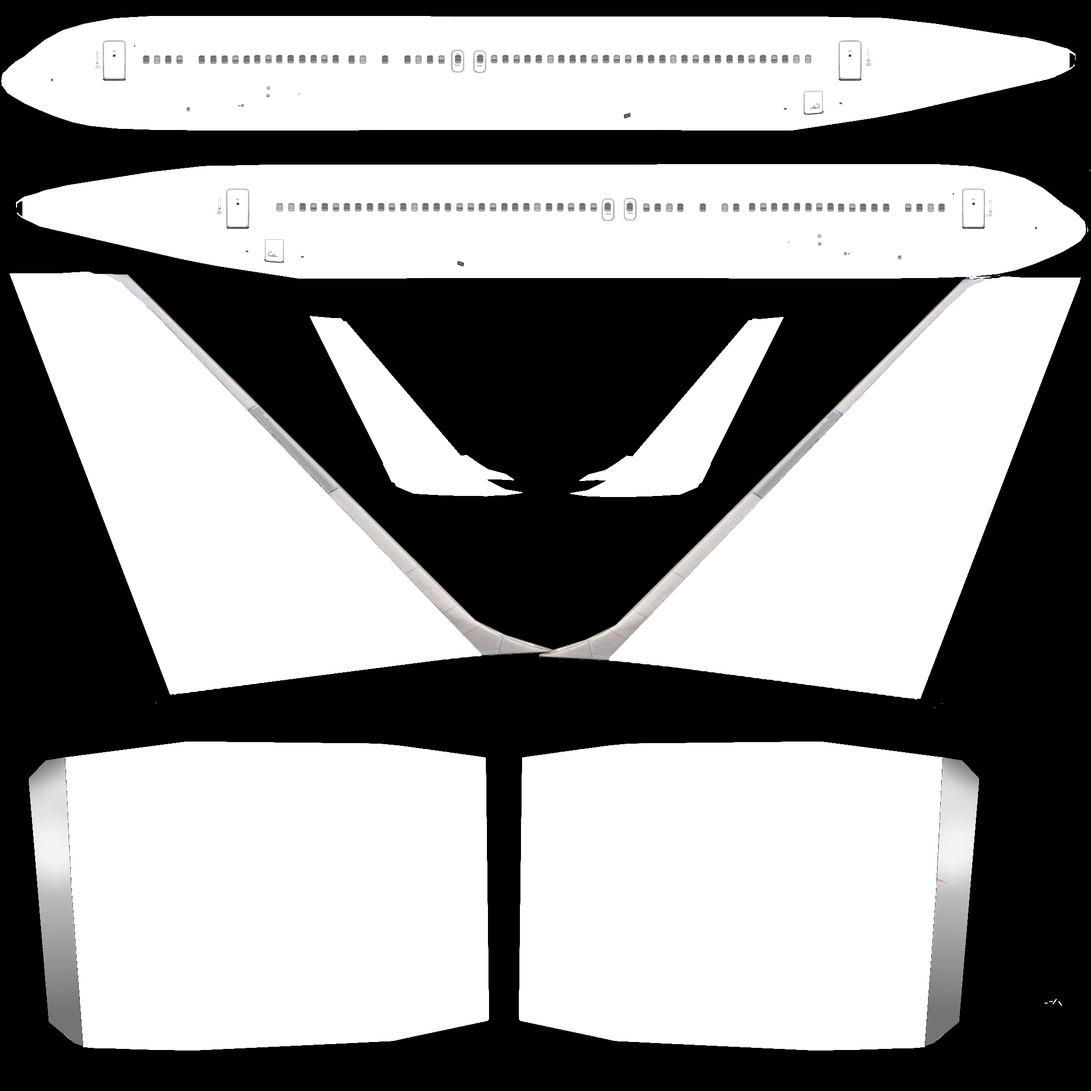
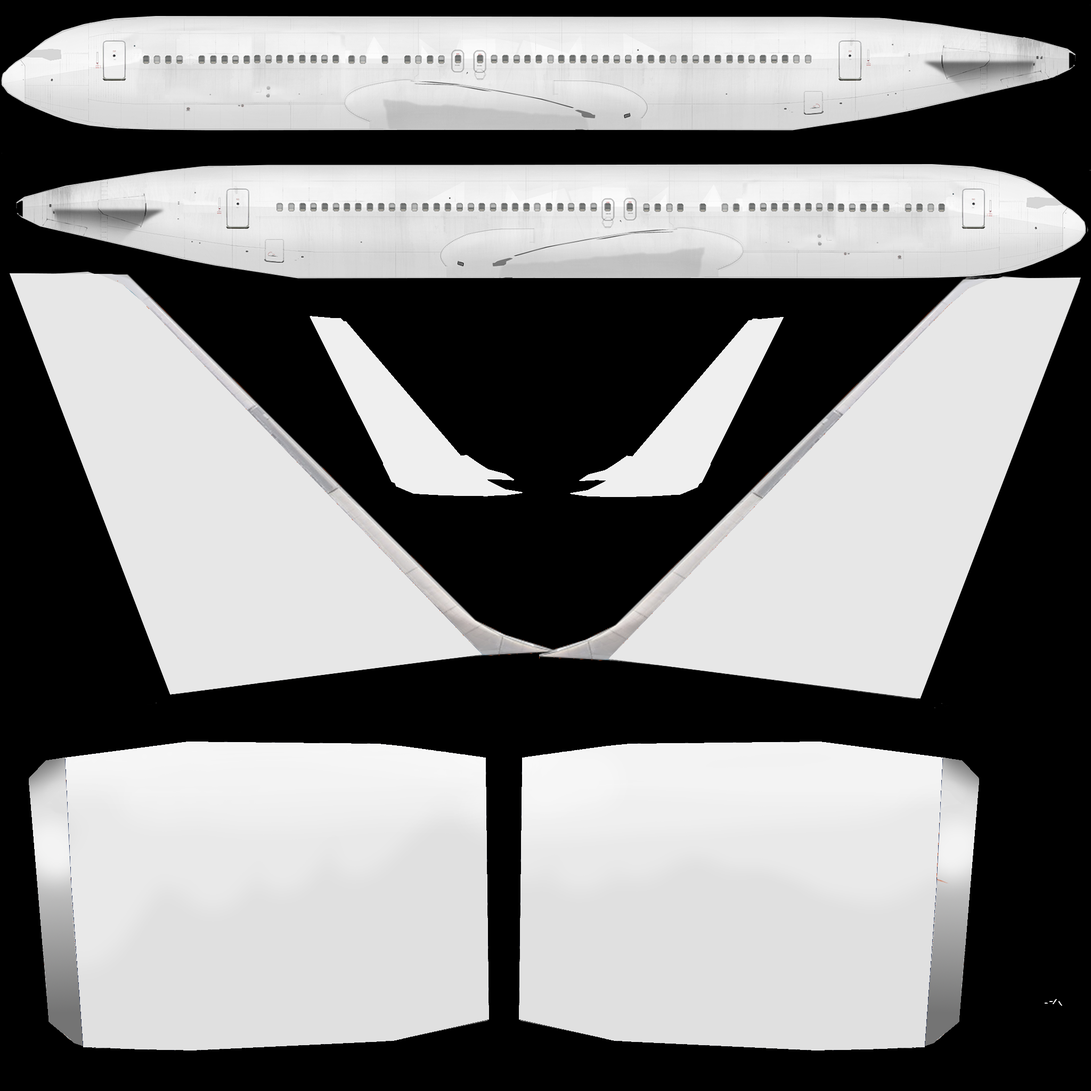
Two versions of the same layered image (1091 x 1091). Layer-by-layer changes:
added layer "Shading" above "Background" over [1, 15, 1091, 1051]
